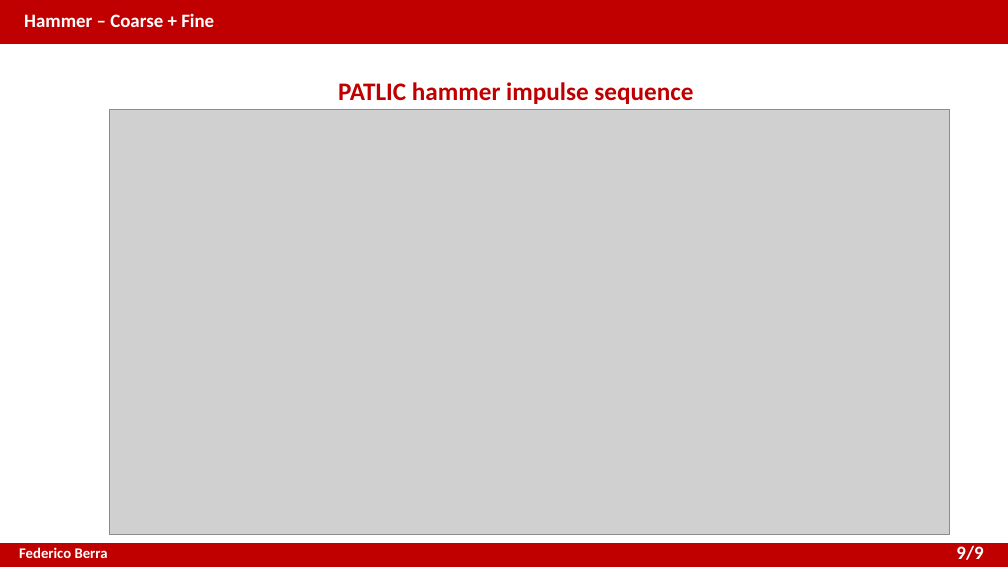
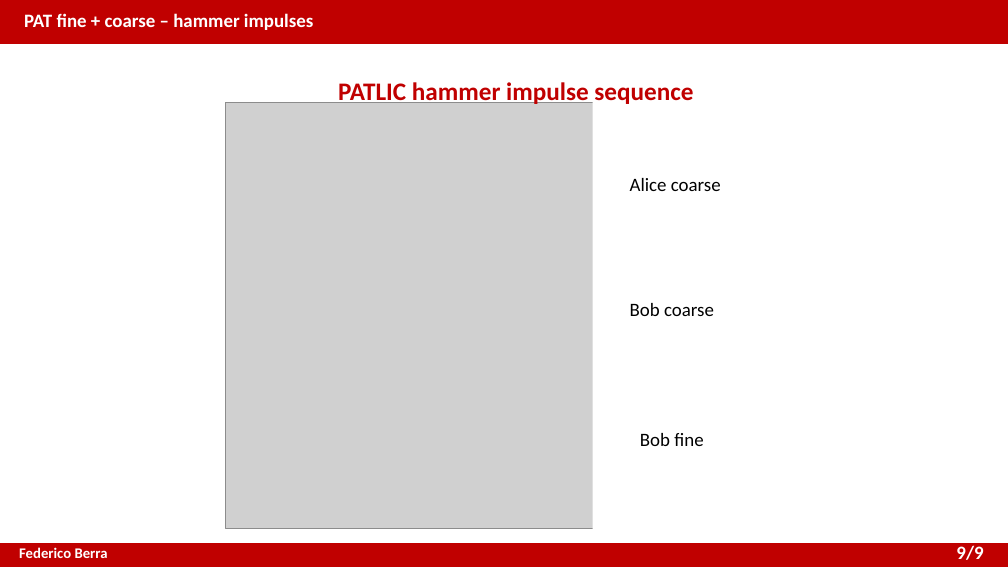
Before and after one commit to XaBerr/tesi-magistrale, a slide deck: slide 11 of presentazione_EN.pptx (slide 10 before the commit). Drawn at 1008x567 pixels with LibreOffice and Linux fonts; fonts in the diff are those of the drawing; grey boxes stand for pictures. Boxes give left, top, right and bottom in pixels: in the first picture for what was removed or moved away, otherwise in the second. Text is boxed around its words. In the diff, an @@ line names an element or a change of style, - is before the commit and + after.

```diff
--- a/presentazione_EN.pptx
+++ b/presentazione_EN.pptx
@@ text at (24,13,313,30): text changed @@
-Hammer – Coarse + Fine
+PAT fine + coarse – hammer impulses
@@ rectangle added at (593,63,1008,540), fill #FFFFFF @@
@@ picture: place and size @@
-picture at (110,109,950,535)
+picture at (225,103,1008,529)
@@ text added at (630,178,721,191), 18 pt, text #000000 @@
+Alice coarse
@@ text added at (630,303,714,316), 18 pt, text #000000 @@
+Bob coarse
@@ text added at (640,433,703,446), 18 pt, text #000000 @@
+Bob fine
```
Also in this commit, not shown: 5 other slides changed, 4 slides added, 4 slides removed, 2 other files.
